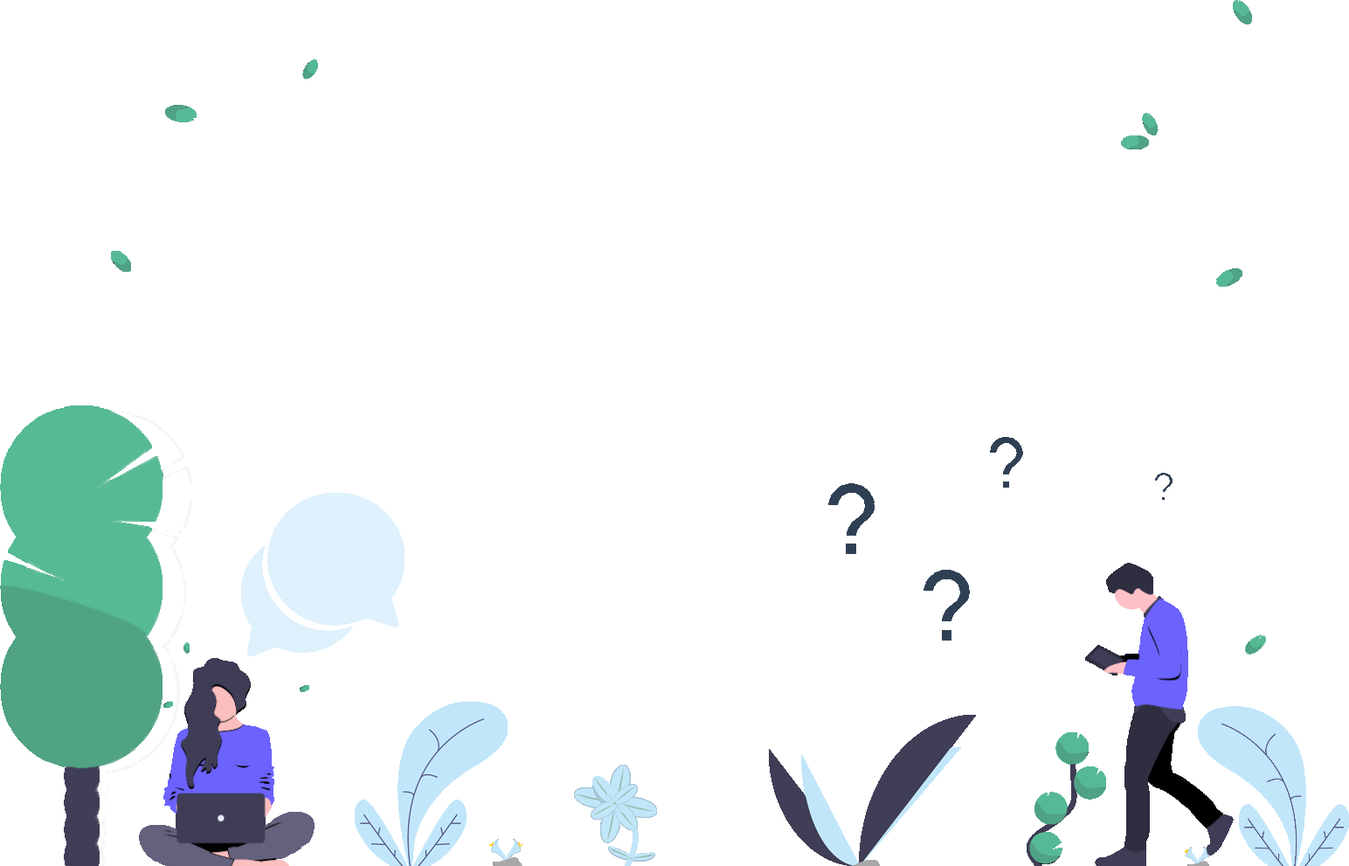
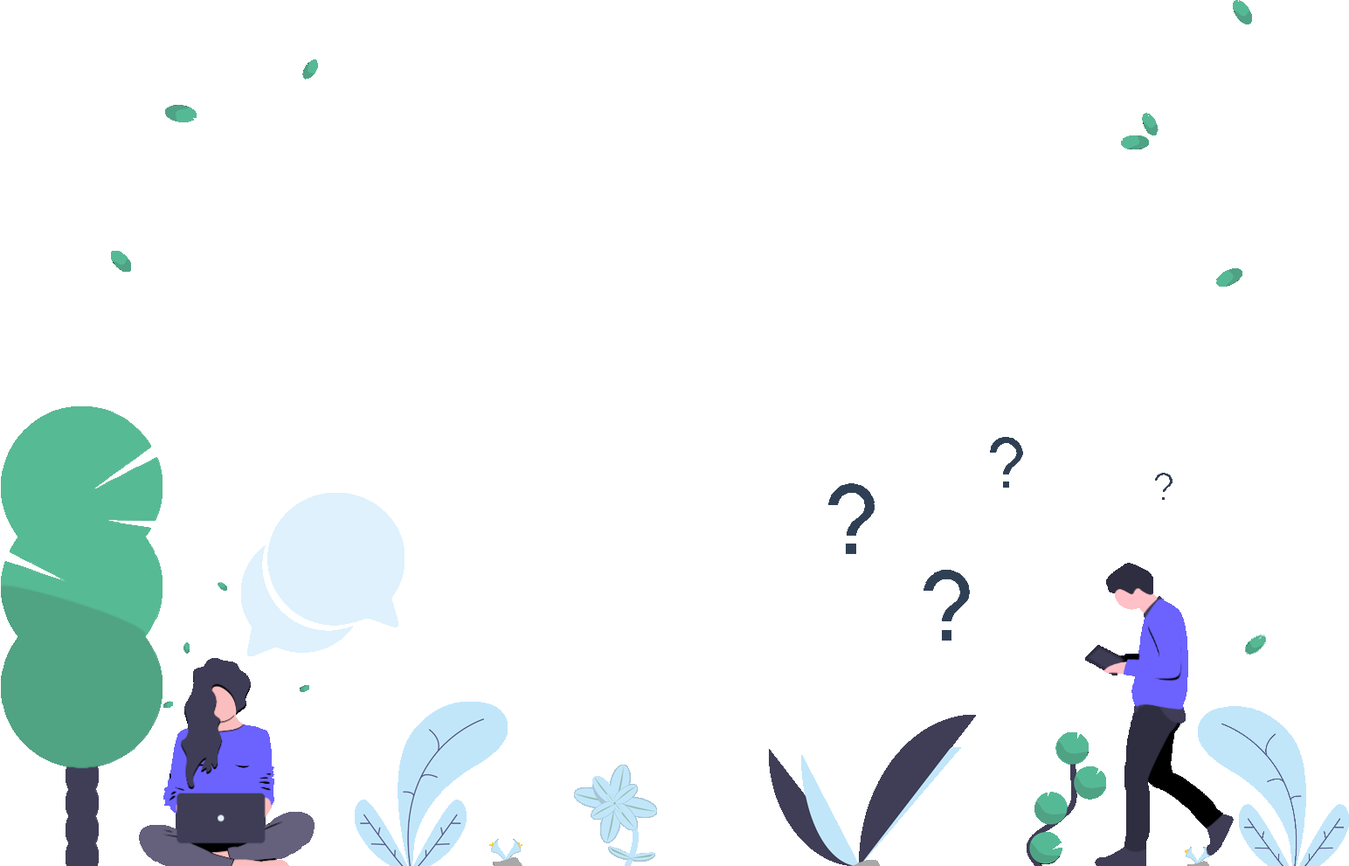
Layers edited between the first and the second (1349, 866) image:
painted on "tree" over [0, 405, 193, 866]
painted on "leaves around lady" over [217, 581, 228, 591]
